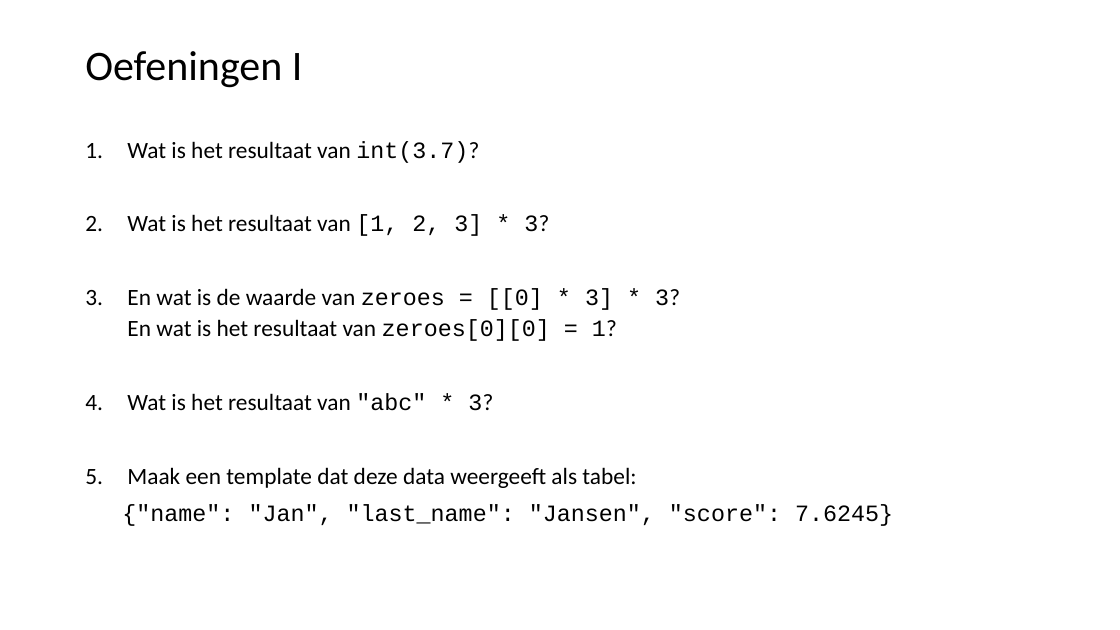
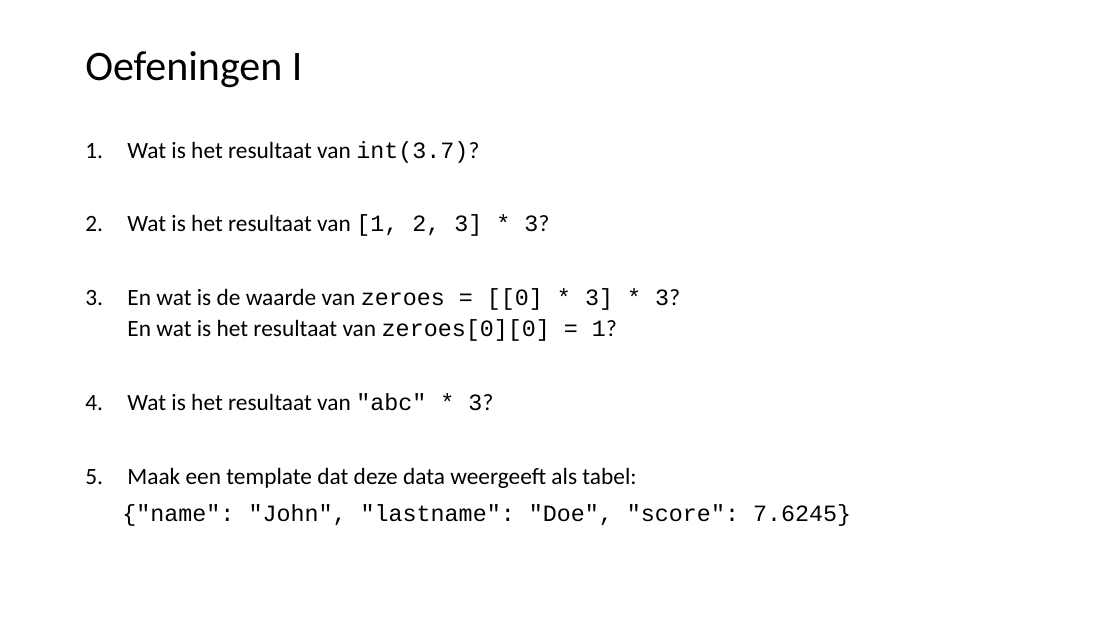
Before and after one commit to LFKoning/knowledge-sharing, a slide deck: slide 26 of python_trainees/1_basics_classes/python_traineeship_1.pptx. Drawn at 1120x630 pixels with LibreOffice and Linux fonts; fonts in the diff are those of the drawing. Boxes give left, top, right and bottom in pixels: in the first picture for what was removed or moved away, otherwise in the second. Text is boxed around its words. In the diff, an @@ line names an element or a change of style, - is before the commit and + after.

```diff
--- a/python_trainees/1_basics_classes/python_traineeship_1.pptx
+++ b/python_trainees/1_basics_classes/python_traineeship_1.pptx
@@ text at [122,504,851,526]: text changed @@
-{"name": "Jan", "last_name": "Jansen", "score": 7.6245}
+{"name": "John", "lastname": "Doe", "score": 7.6245}
```
Also in this commit, not shown: 7 other slides changed, 5 other files.
